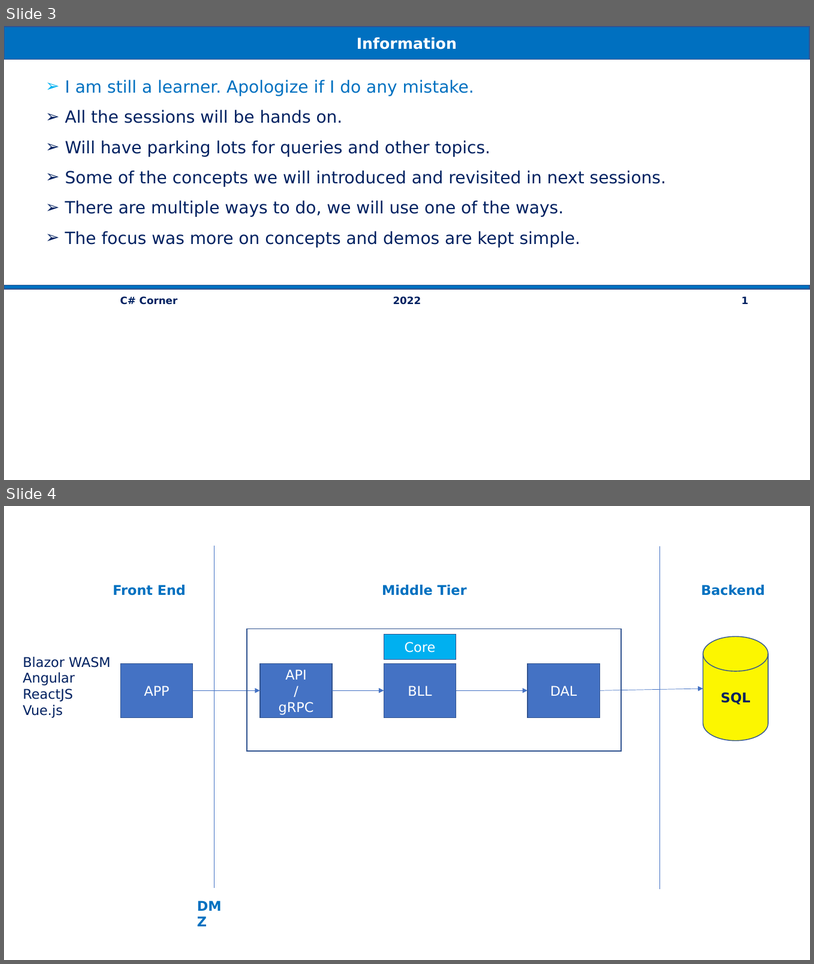
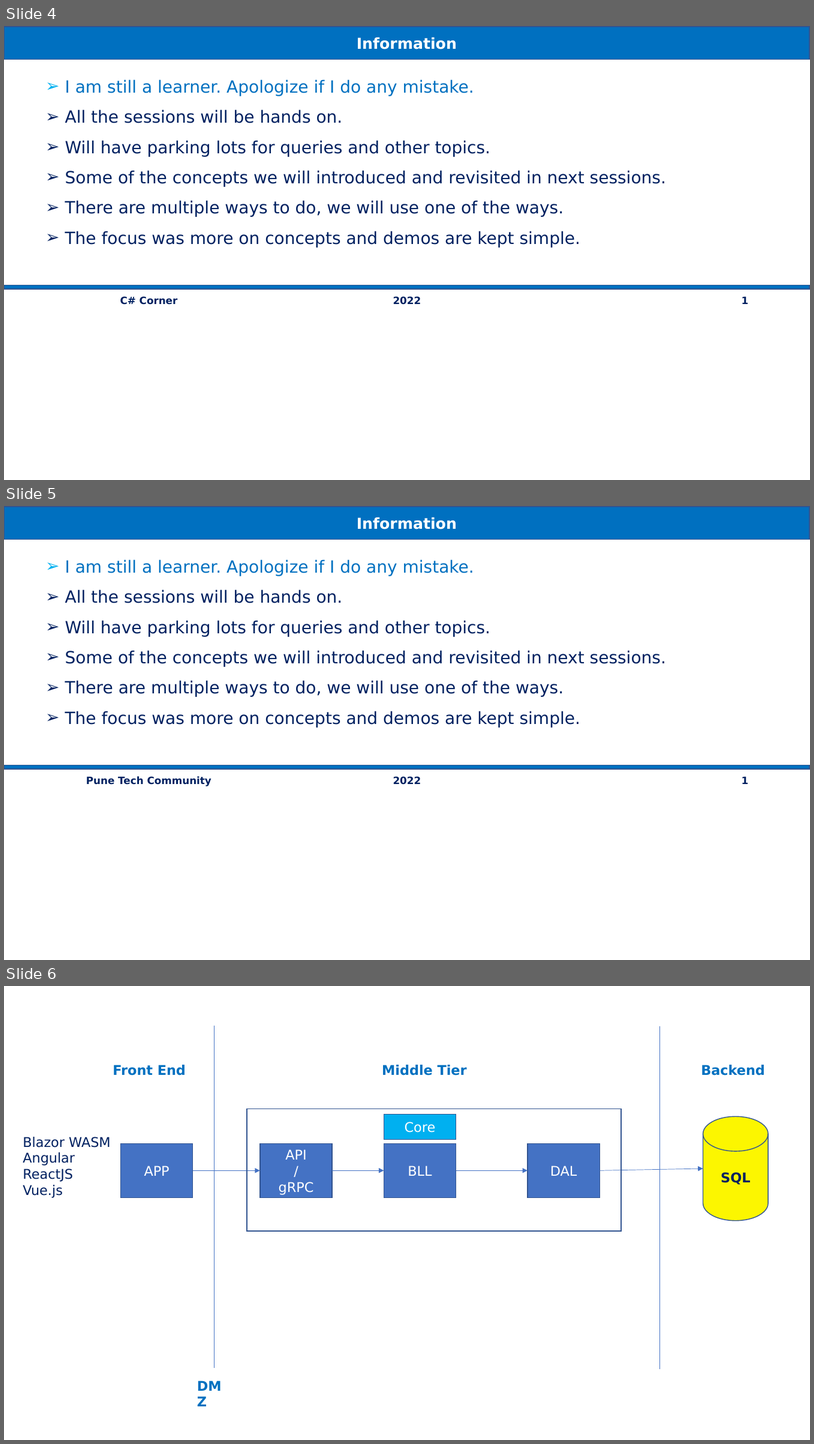
Before and after one commit to vishipayyallore/speaker-series-2022, a slide deck: TechTalk.pptx. Shown one above the other, each under a label of ours: slides 3 and 4 before the commit, slides 4, 5 and 6 after it. The pictures are 814x964 and 814x1444 pixels, drawn with LibreOffice and Linux fonts; fonts in the diff are those of the drawing. Boxes give left, top, right and bottom in pixels: in the first picture for what was removed or moved away, otherwise in the second. Text is boxed around its words. In the diff, an @@ line names an element or a change of style, - is before the commit and + after.

```diff
--- a/TechTalk.pptx
+++ b/TechTalk.pptx
@@ slide 5 added at [4,506,810,960], background #FFFFFF @@
@@ rectangle added at [4,507,810,539], fill #0070C0, outline #325491 1 pt, 18 pt, text #FFFFFF, bold @@
+Information
@@ text added at [65,559,666,727], 20 pt, text #002060 @@
+  ➢ I am still a learner. Apologize if I do any mistake.
+  ➢ All the sessions will be hands on.
+  ➢ Will have parking lots for queries and other topics.
+  ➢ Some of the concepts we will introduced and revisited in next sessions.
+  ➢ There are multiple ways to do, we will use one of the ways.
+  ➢ The focus was more on concepts and demos are kept simple.
@@ rectangle added at [4,765,810,769], fill #0070C0, outline #325491 1 pt @@
@@ text added at [86,776,212,786], 12 pt, text #002060, bold @@
+Pune Tech Community
@@ text added at [393,776,422,784], 12 pt, text #002060, bold @@
+2022
@@ text added at [742,776,749,784], 12 pt, text #002060, bold @@
+1
@@ what was slide 3 is now slide 4 @@
@@ what was slide 4 is now slide 6 @@
```
Also in this commit, not shown: 1 other slide added, 27 other files.
